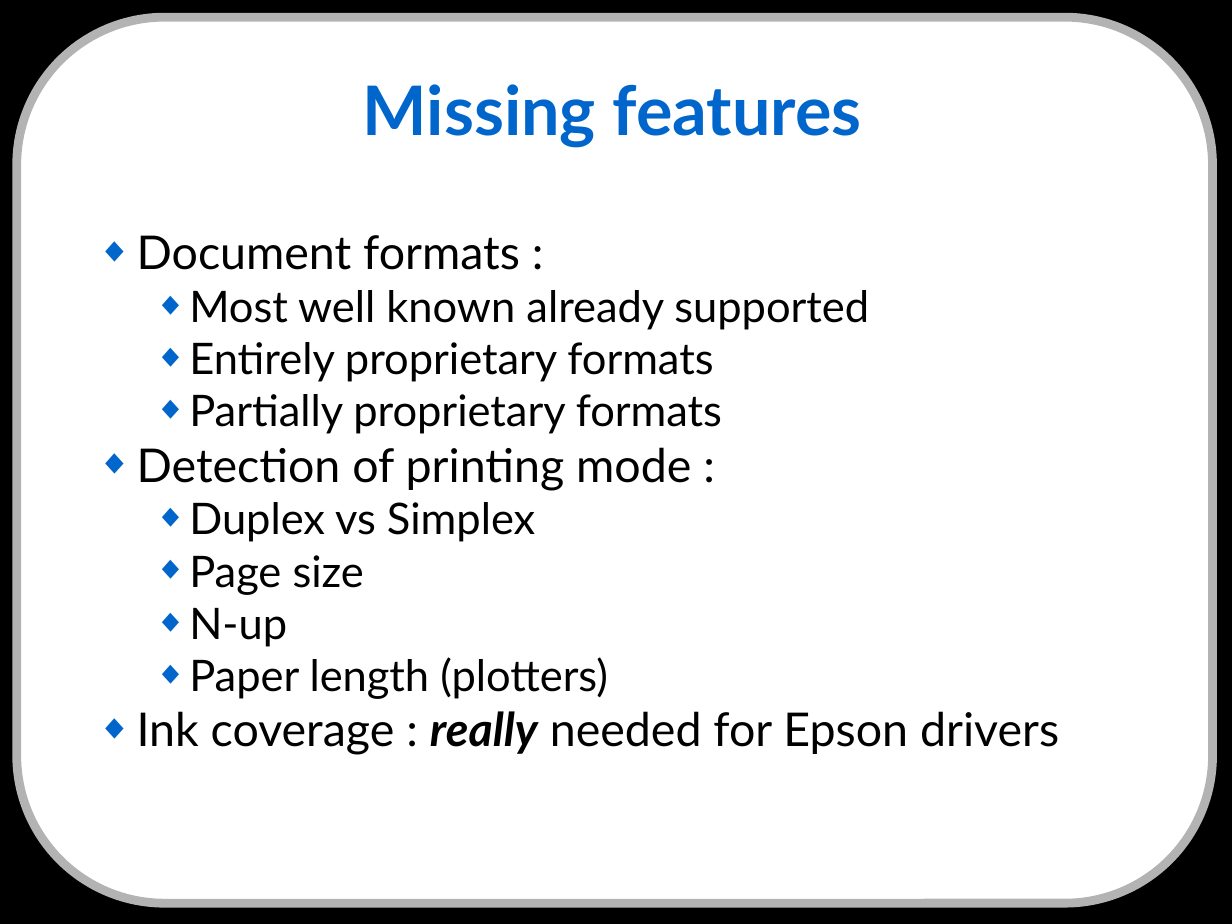
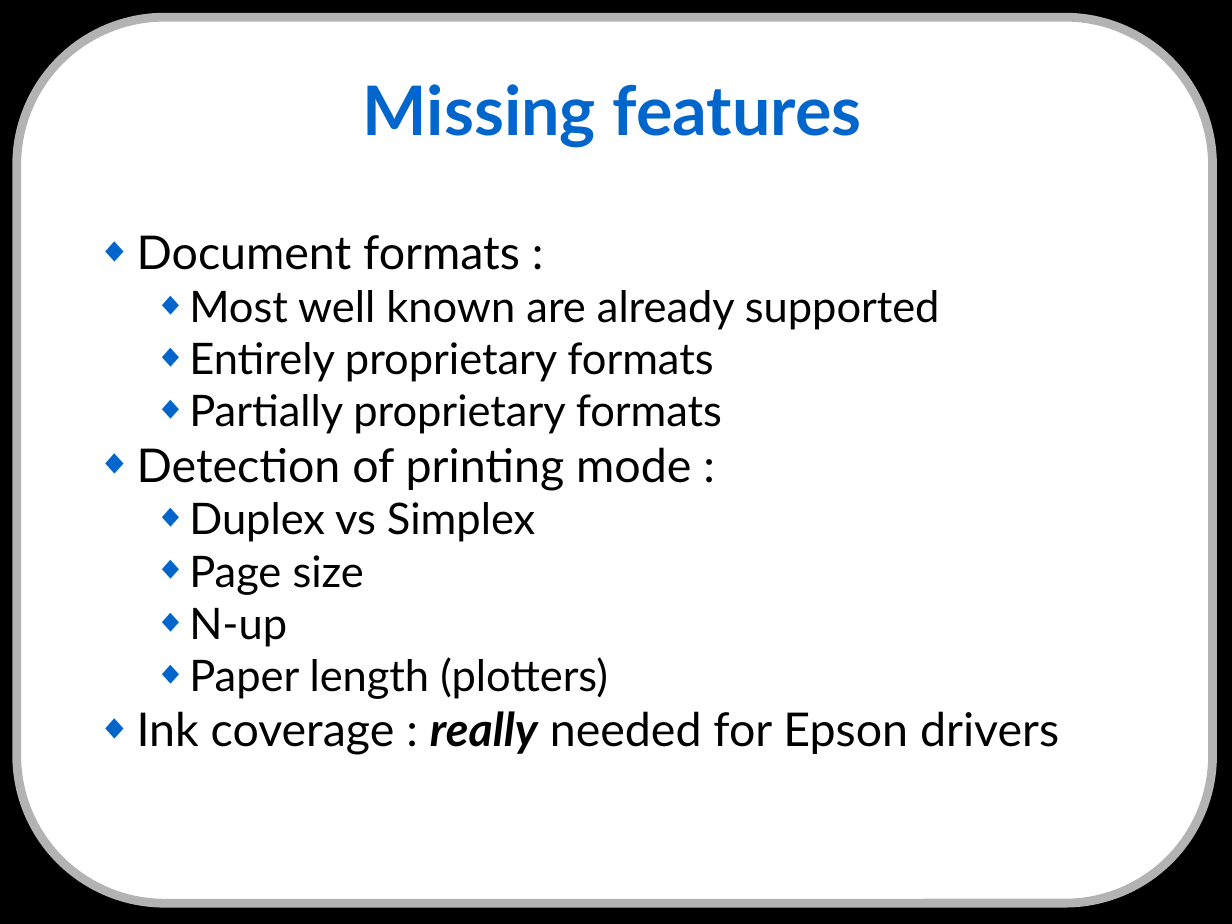
Before and after one commit to cnighswonger/pykota, a slide deck: slide 13 of docs/presentations/english/conference_jm2l2008-20081115.odp. Drawn at 1232x924 pixels with LibreOffice and Linux fonts; fonts in the diff are those of the drawing. Boxes give left, top, right and bottom in pixels: in the first picture for what was removed or moved away, otherwise in the second. Text is boxed around its words. In the diff, an @@ line names an element or a change of style, - is before the commit and + after.

```diff
--- a/docs/presentations/english/conference_jm2l2008-20081115.odp
+++ b/docs/presentations/english/conference_jm2l2008-20081115.odp
@@ text at <box>189,290,940,330</box>: text changed @@
-  ◆ Most well known already supported
+  ◆ Most well known are already supported
```
Also in this commit, not shown: 12 other slides changed, 8 slides added, 8 slides removed.
